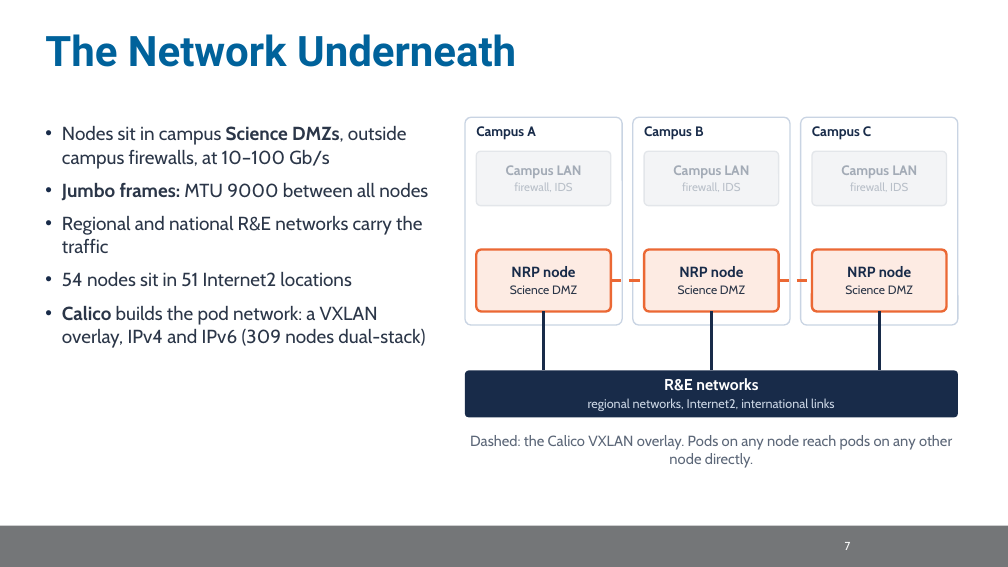
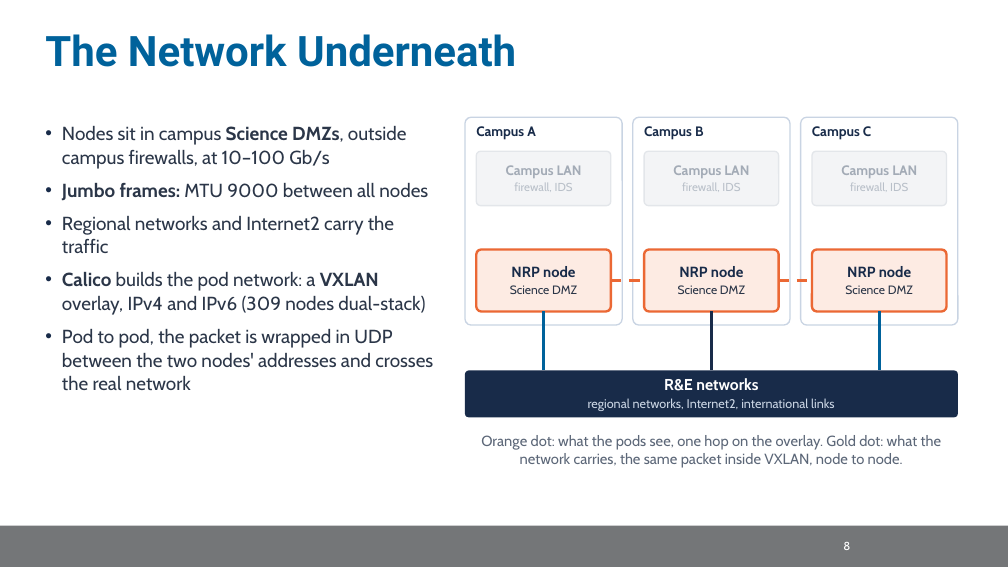
Before and after one commit to nrp-nautilus/nrp-training, a slide deck: slide 11 of trainings/scinet-sc26/slides/scinet-nrp.pptx (slide 10 before the commit). Drawn at 1008x567 pixels with LibreOffice and Linux fonts; fonts in the diff are those of the drawing; background and template pictures are left out. Boxes give left, top, right and bottom in pixels: in the first picture for what was removed or moved away, otherwise in the second. Text is boxed around its words. In the diff, an @@ line names an element or a change of style, - is before the commit and + after.

Commit message:
scinet-sc26: slide revisions, an agent in the demo, a presenter reference
- Slides advance by keys only; mouse clicks no longer change slides
- New slides: Containers and Kubernetes, How Services Get Deployed, Fitting
  Big Models on Contributed GPUs, What is a Namespace?, Runner Flavors (backup)
- Getting Traffic In redrawn to the real path (DNS, HAProxy ingress nodes,
  cert-manager; MetalLB for non-HTTP services); Policy, Network, Request path,
  Sharing GPUs and Multi-Node Serving step through with moving dots
- Owners get reservation taints, not a priority class; no billing wording
- Real Thanos panels and the MaDDash loss grid; Internet2 sites on the map
- Demo: no admin-only commands; new agent.ipynb with three read-only tools
- Slides split into section files; reference.md glossary for the presenter

```diff
--- a/trainings/scinet-sc26/slides/scinet-nrp.pptx
+++ b/trainings/scinet-sc26/slides/scinet-nrp.pptx
@@ text at [62, 216, 394, 253]: text changed @@
-• Regional and national R&E networks carry the traffic
-• 54 nodes sit in 51 Internet2 locations
+• Regional networks and Internet2 carry the traffic
@@ text at [62, 272, 425, 315]: bold on in "VXLAN" @@
@@ text at [62, 329, 433, 390]: paragraph added @@
+• Pod to pod, the packet is wrapped in UDP between the two nodes' addresses and crosses the real network
@@ line (544, 312) - (544, 371): stroke #182B49 2.5 pt to #00629B 2.5 pt @@
@@ line (879, 312) - (879, 371): stroke #182B49 2.5 pt to #00629B 2.5 pt @@
@@ text at [481, 435, 941, 468]: text changed @@
-Dashed: the Calico VXLAN overlay. Pods on any node reach pods on any other node directly.
+Orange dot: what the pods see, one hop on the overlay. Gold dot: what the network carries, the same packet inside VXLAN, node to node.
@@ text at [843, 542, 850, 550]: text changed @@
-7
+8
```
Also in this commit, not shown: 48 other slides changed, 19 slides added, 3 slides removed, 28 other files.
